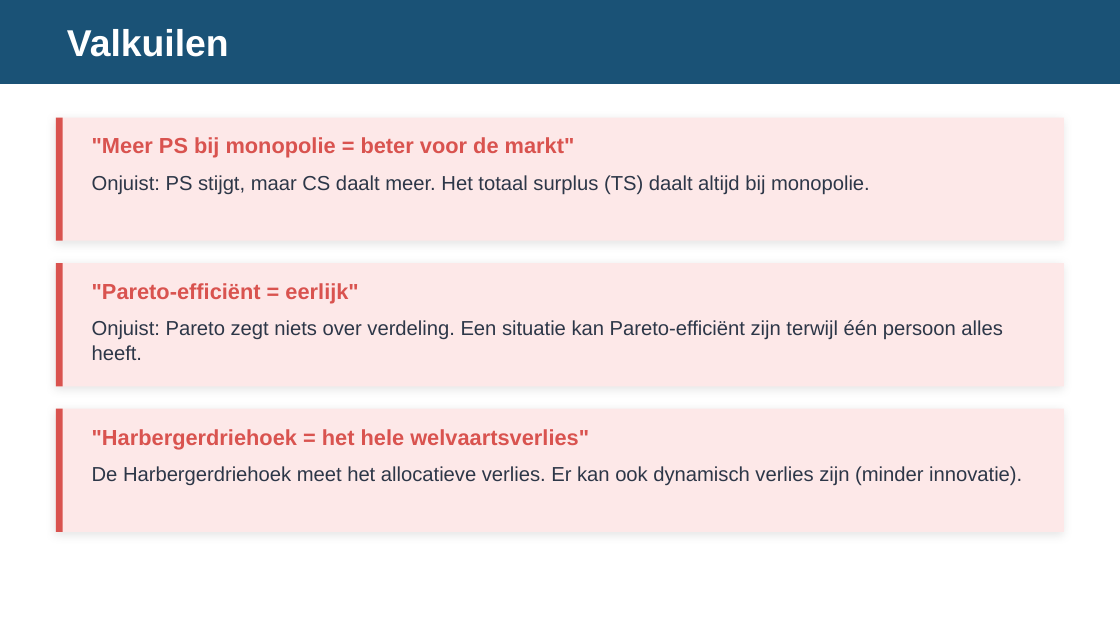
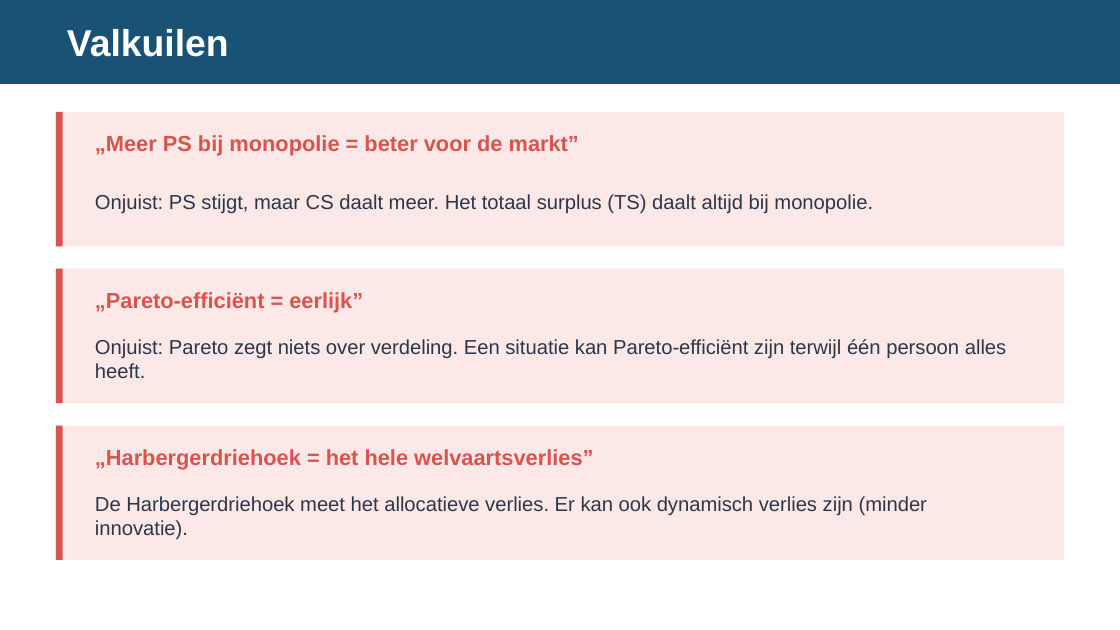
Before and after one commit to meijer1973/economie-vwo4-m3, a slide deck: slide 10 of 3.2 Hoofdstuk 2 - Marktvormen en hun marktevenwicht/3.2.6 Paragraaf 6 - Marktvormen en hun economische doelmatigheid/2. Leren/3.2.6 Marktvormen en hun economische doelmatigheid – presentatie.pptx (slide 11 before the commit). Drawn at 1120x630 pixels with LibreOffice and Linux fonts; fonts in the diff are those of the drawing. Boxes give left, top, right and bottom in pixels: in the first picture for what was removed or moved away, otherwise in the second. Text is boxed around its words. In the diff, an @@ line names an element or a change of style, - is before the commit and + after.

```diff
--- a/3.2 Hoofdstuk 2 - Marktvormen en hun marktevenwicht/3.2.6 Paragraaf 6 - Marktvormen en hun economische doelmatigheid/2. Leren/3.2.6 Marktvormen en hun economische doelmatigheid – presentatie.pptx
+++ b/3.2 Hoofdstuk 2 - Marktvormen en hun marktevenwicht/3.2.6 Paragraaf 6 - Marktvormen en hun economische doelmatigheid/2. Leren/3.2.6 Marktvormen en hun economische doelmatigheid – presentatie.pptx
@@ rectangle: place and size @@
-rectangle at bbox=[56, 118, 1064, 241]
+rectangle at bbox=[56, 112, 1064, 246]
@@ rectangle: place and size @@
-rectangle at bbox=[56, 118, 63, 241]
+rectangle at bbox=[56, 112, 63, 246]
@@ text at bbox=[95, 135, 579, 156]: text changed @@
-"Meer PS bij monopolie = beter voor de markt"
+„Meer PS bij monopolie = beter voor de markt”
@@ rectangle: place and size @@
-rectangle at bbox=[56, 263, 1064, 386]
+rectangle at bbox=[56, 269, 1064, 403]
@@ rectangle: place and size @@
-rectangle at bbox=[56, 263, 63, 386]
+rectangle at bbox=[56, 269, 63, 403]
@@ text at bbox=[95, 292, 363, 313]: text changed @@
-"Pareto-efficiënt = eerlijk"
+„Pareto-efficiënt = eerlijk”
@@ text "Onjuist: Pareto zegt niets over ...": place and size @@
-text "Onjuist: Pareto zegt niets over ..." at bbox=[92, 320, 1003, 360]
+text "Onjuist: Pareto zegt niets over ..." at bbox=[95, 339, 1007, 378]
@@ shadow off; proportions changed in 3 elements at bbox=[56, 112, 1064, 246], bbox=[56, 269, 1064, 403], bbox=[56, 426, 1064, 560] @@
@@ rectangle: place and size @@
-rectangle at bbox=[56, 409, 1064, 532]
+rectangle at bbox=[56, 426, 1064, 560]
@@ rectangle: place and size @@
-rectangle at bbox=[56, 409, 63, 532]
+rectangle at bbox=[56, 426, 63, 560]
@@ text at bbox=[95, 449, 593, 469]: text changed @@
-"Harbergerdriehoek = het hele welvaartsverlies"
+„Harbergerdriehoek = het hele welvaartsverlies”
@@ vertical alignment top to middle in 6 elements at bbox=[95, 194, 873, 213], bbox=[95, 135, 579, 156], bbox=[95, 292, 363, 313], bbox=[95, 339, 1007, 378], bbox=[95, 449, 593, 469], bbox=[95, 496, 927, 539] @@
@@ text "De Harbergerdriehoek meet het allocatieve ...": place and size @@
-text "De Harbergerdriehoek meet het allocatieve ..." at bbox=[92, 466, 1022, 485]
+text "De Harbergerdriehoek meet het allocatieve ..." at bbox=[95, 496, 927, 539]
```
Also in this commit, not shown: 8 other slides changed, 2 slides added, 3 slides removed, 2 other files.
